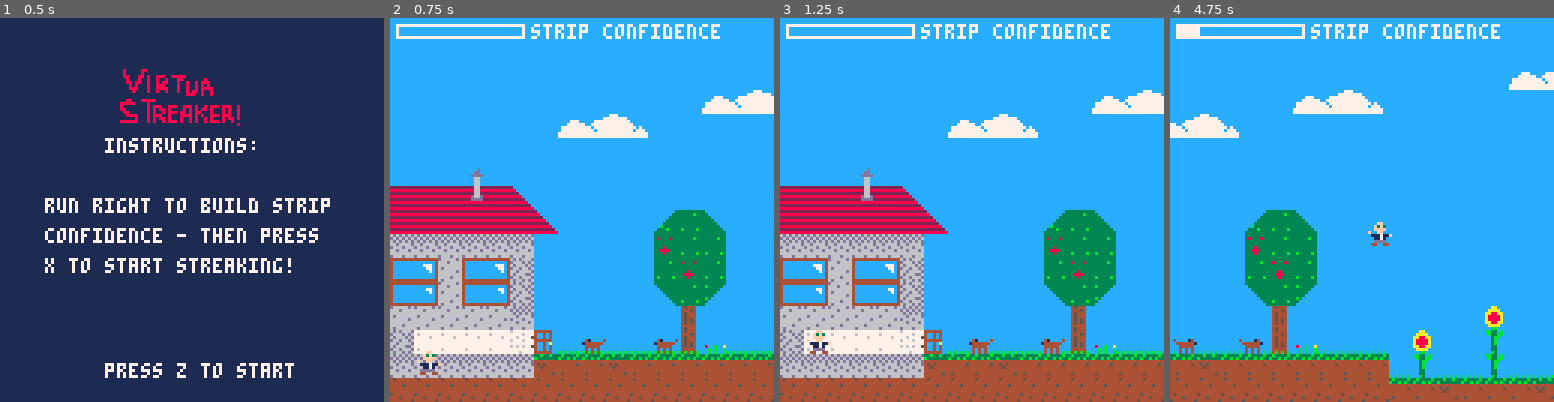
Above: before the commit, frames 1-4 (left to right).
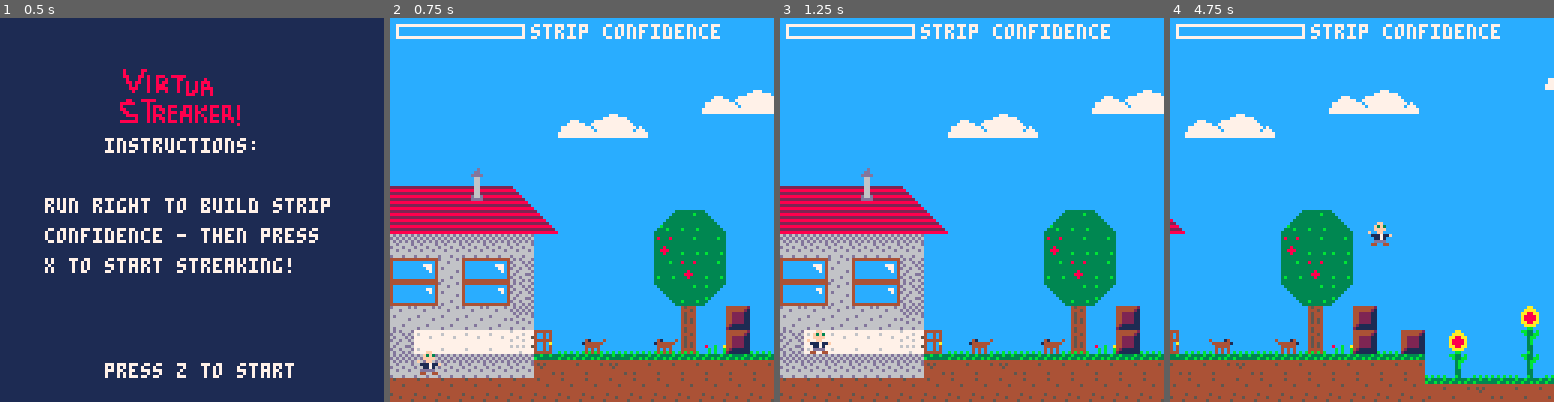
Above: after the commit, the same moments.

Repository: splendid-snail/pico-8
Game: PICO-8 cartridge carts/flappytest.p8
Two runs of this game, one before a commit and one after it. Both use one fixed random seed, a clock stepped at 60 frames per second and the inputs below.
Inputs:
- Up to frame 1 (0.5 s): tap X (X key) at 0.33 s
- Up to frame 2 (0.75 s): tap O (Z key) at 0.7 s
- Up to frame 3 (1.25 s): tap X (X key) at 1.07 s
- Up to frame 4 (4.75 s): hold Right 1.6-2.1 s; tap O (Z key) every 0.4 s from 1.7 to 4.5 s; tap X (X key) at 1.85, 2.97, 4.08 s; hold Right 2.47-3.03 s; hold Left 3.08-3.58 s; hold Right 4.02-4.68 s

Frame 1 is identical in both runs. In frame 2, 0.8% of the frame differs, in the area x 87-94%, y 75-88%; in frame 3, 0.8%; in frame 4, 14%, in the area x 0-100%, y 2-100%.

Commit message:
Add files via upload

Diff:
--- a/carts/flappytest.p8
+++ b/carts/flappytest.p8
@@ -1,15 +1,16 @@
 pico-8 cartridge // http://www.pico-8.com
 version 8
 __lua__
-
+--to do:
 --redesign map
 --stop cops from going into house (hard x limit in movement code)
+--make cops (and others?) strip and dash on touch?
 --weird shit appears in the sky after streaking
 --add other characters towards start of map
---sounds for attempted strip, prisoner stuff more confidence, etc
---"curtain down" animation for game end
+--sounds for attempted strip etc
 --end screen: summary of results (eventually madlibbded) (maybe not)
 
+--camera movement
 function cam()
   if (player.x<63) then
   camera(0,0)
@@ -20,7 +21,9 @@
   end
 end
 
+--drawing strip confidence chart
 function chart()
+  --setting variables for chart location
   if (player.x<63) then
     chartx1=2
   elseif (player.x>960) then
@@ -39,11 +42,11 @@
   line(chartx1,charty,chartx1,charty+4,7)
   line(chartx2,charty,chartx2,charty+4,7)
 
-  --rect
+  --drawing rect
   rectx2=(player.conf*7)
   rectfill(chartx1,charty,(chartx1+rectx2),charty+4,7)
 
-  --text
+  --drawing text
   print("strip confidence", chartx2+3,charty,7)
 end
 
@@ -110,6 +113,7 @@
   add (biddy,b)
 end
 
+--generates a prisoner
 function makeprisoner(x,y)
   local p = {
     spt=96,
@@ -125,6 +129,7 @@
   add (prisoner,p)
 end
 
+--draws the prisoner
 function drawprisoner()
   for p in all(prisoner) do
     if not p.nude then
@@ -385,6 +389,7 @@
   end
 end
 
+--walking animation for player
 function walkanim()
   --set moving to true
   player.moving=true
@@ -396,6 +401,7 @@
   end
 end
 
+--strip animation for player
 function stripanim()
     shirt.y-=2
     pants.y-=2
@@ -403,6 +409,7 @@
     pants.x-=7
 end
 
+--strip animation for prisoner
 function prisonstrip()
   prisshirt.y-=2
   prispants.y-=2
@@ -432,54 +439,70 @@
   end
 end
 
+--player speech function
 function brag()
   if frame<16 then
     print("yeah!", player.x-4,player.y-7,1)
   end
 end
 
+--curtain down function
+function draw_curtain()
+  if curtain_falling then
+    rectfill(0,0,511,curt_y,1)
+  end
+end
+
 function _init()
+  --everything to do with the player
   player = {}
-  player.x=9
-  player.y=111
-  player.dx=0
-  player.dy=0
-  player.sprite=17
-  player.accel=1
-  player.decel=1
-  player.speed=3
-  player.nudespeed=6
-  player.moving=false
-  player.right=true
-  player.nude=false
-  player.strippedonce=false
-  player.conf=0
-
-  gateopen=false
-
-  state="menu"
-
+  player.x = 9
+  player.y = 111
+  player.dx = 0
+  player.dy = 0
+  player.sprite = 17
+  player.accel = 1
+  player.decel = 1
+  player.speed = 3
+  player.nudespeed = 6
+  player.moving = false
+  player.right = true
+  player.nude = false
+  player.strippedonce = false
+  player.conf = 0
+
+  --gate starts closed
+  gateopen = false
+
+  --initialise in menu
+  state = "menu"
+
+  --player clothing tables and variables
   shirt = {}
-  shirt.x=player.x
-  shirt.y=player.y
+  shirt.x = player.x
+  shirt.y = player.y
 
   pants = {}
-  pants.x=player.x
-  pants.y=player.y
-
+  pants.x = player.x
+  pants.y = player.y
+
+  --prisoner clothing tables and variables
   prispants = {}
-  prispants.x=995
-  prispants.y=104
+  prispants.x = 995
+  prispants.y = 104
 
   prisshirt = {}
-  prisshirt.x=995
-  prisshirt.y=104
+  prisshirt.x = 995
+  prisshirt.y = 104
 
   --npcs
   cops = {}
   dogs = {}
   biddy = {}
   prisoner = {}
+
+  curtain_falling = false
+  curt_y = 0
 
   frame=1
   makecop(960,104)
@@ -523,8 +546,17 @@
       end
     end
     confidence()
+
+    --more hopeful curtain code
+    if player.nude and gateopen and player.x < 10 then
+      curtain_falling = true
+    end
+
+    if curtain_falling then curt_y += 2 end
+
     --win condition
-    if player.nude and gateopen and player.x < 10 then state="won" end
+    if curt_y > 130 then state="won" end
+
   elseif state=="won" then
       if btnp(4) then _init() end
   end
@@ -544,8 +576,10 @@
     print("press z to start", 35, 115, 7)
 
   elseif state=="game" then
+    --draw blue background ("sky")
     rectfill(-255,-255,944,127,12)
 
+    --draw game map
     map(0,0,0,0,128,16)
 
     --draw npcs
@@ -562,8 +596,10 @@
 
     --what to do if nude
     if player.nude then
+      --draw discarded clothes
       spr(16,shirt.x,shirt.y)
       spr(48,pants.x,pants.y)
+      --draw player speech
       brag()
       --draw cop reactions
       for c in all(cops) do
@@ -587,7 +623,7 @@
     print("warning: streakers",410,84,0)
     print("will be executed!!",410,92,0)
 
-    --draw jail bars
+    --draw permenant jail bars
     spr(111,984,88)
     spr(111,992,88)
     spr(111,1000,88)
@@ -600,7 +636,7 @@
       spr(128,1008,72)
     end
 
-    --draw bars
+    --draw all bars if the gate is set to closed
     if not gateopen then
       spr(111,984,96)
       spr(111,992,96)
@@ -621,18 +657,20 @@
       end
     end
 
-
     --debug/ref printing
     --player x-- print(player.x,player.x,player.y+8,2)
 
     cam()
     chart()
-  elseif state=="won" then
-    player.nude=false
-    rectfill(-255,-255,944,127,1)
-    print("you win!",10,64,7)
-    print("press z to start again",10,72,7)
-
+    --draw curtain
+    draw_curtain()
+
+  elseif state=="won" and curt_y >= 127 then
+      camera(0,0)
+      rectfill(-255,-255,944,127,1)
+      spr(106, 40, 15, 5,3,false)
+      print("you win!",10,64,7)
+      print("press z to start again",10,72,7)
   end
 end
 
@@ -779,12 +817,12 @@
 0000003200000000000000000000000000000000000000000000000000000000000000000000000000000000000000000000000000000000000000000000000000000000000000000000000000000000000000000000000000000000000000000000000000000000000000000000005d4a4b5b4a4b5b5b5b5a5b4b5a5b4a4b5d
 2121213121220000000000000000000000000000000000000000000000000000000000000000000000000000000000000000000000000000000000000000000000000000000058570000000000000058570000000000000000000000000000000000000000000000000000000000005d5a5b5b5a5b5b5b5b5b5a5b5b5b4a4b5d
 2121212121212200000000404142000000000000000000000000000000000000000000000000000000000000000000000000000000000000000000000000000000000000000054550000000000000054550000000000000000000000000000000000000000000040454200000000005d5b4a4b38394a4b38394a4b38395a5b5d
-2b2b2b2b2b2b0000000000454141000000000000000000000000000000000000000000004041420000404541414142000000000000000000000000000000000000000000000056560000000000000056560000000000000000000000000000050000000000000041414100000000005d5b5a5b48494a4b48495a5b48494a4b5d
-38393b38393c0000000000414541000000000000000000000000000000000000000000004141410000454141414541000000793636363636363636367800000000000000000056560000000000000056560000000000000000000000000000150000000000000045414100000000005d5b4a4b5b5b5a5b5b4a4b5e5f5f5f5f4d
-48493b48493c0000000000434144000000000000000000000500000000000000000000004345440000434141454144000000793636363636363636367800000500000000000056560000000000000056560000000000000000000000000000150000004041420043414400000000005d5b5a5b5b5b4a4b5b4a4b5d5a4a4a4b5d
-3b3b3b3b3b2b00000000000051000000000000000005000015000000000000000000000000515000000000510051000000007936363636363636363678000015000000000000565600000000000000565600000000000000000000000000000c0000004341440000510036363636005d4a4b4a4b4a4b5b4b5a5b5d4a5a5a5b5d
-3c2c2c2c2c23241d1d1d1d1d52251d1d1d0005000015000015001d251d1d1d251d1d1d1d1d521d1d1d251d521d521d1d1d1d1d373537351d373537351d1d25151d1d1d1d1d1d64650000000000000064651d1d1d1d1d251d1d1d1d251d1d1d0d1d1d1d25521d251d521d373537351d5b5a5b5a5b5a5b5a5b5a5a5d5b4b5a5b5d
-2b2b2b2b2b2b1c0c0c1c0c0c0c0c0c0c0c1d151d1d151d1d151d0c0c0c1c1c1c0c0c0c0c1c0c1c0c0c0c0c0c1c0c0c0c0c0c1c0c0c0c0c1c0c0c1c1c0c0c0c0c1c0c1c0c0c1c62635353535353535362630c0c1c0c1c1c0c1c0c0c0c1c0c0c0d0c0c1c0c1c1c0c1c1c1c0c1c0c1c0c2a2a2a2a2a2a2a2a2a2a2a2a2a2a2a2a3a
+2b2b2b2b2b2b0000000000454141000000000000000000000000000000000000000000004041420000404541414142000000000000000000000000000000000000000000000056560000000000000056560000000000000000000000000000000000000000000041414100000000005d5b5a5b48494a4b48495a5b48494a4b5d
+38393b38393c0000000000414541000000000000000000000000000000000000000000004141410000454141414541000000793636363636363636367800000000000000000056560000000000000056560000000000000000000000000000000000000000000045414100000000005d5b4a4b5b5b5a5b5b4a4b5e5f5f5f5f4d
+48493b48493c0000000000434144000000000000000000000500000000000000000000004345440000434141454144000000793636363636363636367800000500000000000056560000000000000056560000000000000000000000000000000000004041420043414400000000005d5b5a5b5b5b4a4b5b4a4b5d5a4a4a4b5d
+3b3b3b3b3b2b0000000000005100040000000000000500001500000000000000000000000051500000000051005100000000793636363636363636367800001500000000000056560000000000000056560000000000000000000000000000000000004341440000510036363636005d4a4b4a4b4a4b5b4b5a5b5d4a5a5a5b5d
+3c2c2c2c2c23241d1d1d1d1d5225041d040005000015000015001d251d1d1d251d1d1d1d1d521d1d1d251d521d521d1d1d1d1d373537351d373537351d1d25151d1d1d1d1d1d64650000000000000064651d1d1d1d1d251d1d1d1d251d1d1d1d1d1d1d25521d251d521d373537351d5b5a5b5a5b5a5b5a5b5a5a5d5b4b5a5b5d
+2b2b2b2b2b2b1c0c0c1c0c0c0c0c0c0c0c1d151d1d151d1d151d0c0c0c1c1c1c0c0c0c0c1c0c1c0c0c0c0c0c1c0c0c0c0c0c1c0c0c0c0c1c0c0c1c1c0c0c0c0c1c0c1c0c0c1c62635353535353535362630c0c1c0c1c1c0c1c0c0c0c1c0c0c1c0c0c1c0c1c1c0c1c1c1c0c1c0c1c0c2a2a2a2a2a2a2a2a2a2a2a2a2a2a2a2a3a
 0d0d0d0d0d0d0d0d0d0d0d0d0d0d0d0d0d0c0c1c0c0c0c1c0c0c0d0d0d0d0d0d0d0d0d0d0d0d0d0d0d0d0d0d0d0d0d0d1e4f2f4f4e3e4f3f4f2f4f4e3f4f4f2e0d0d0d0d0d0d0d0d0d0d0d0d0d0d0d0d0d0d0d0d0d0d0d0d0d0d0d0d0d0d0d0d0d0d0d0d0d0d0d0d0d0d0d0d0d0d0d3a3b3b3b3b3b3b3b3b3b3b3b3b3b3b3b3b
 0000000000000000000000000000000000000000000000000000000000000000000000000000000000000000000000000000000000000000000000000000000000000000000000000000000000000000000000000000000000000000000000000000000000000000000000000000000000000000000000000000000000000000
 0000000000000000000000000000000000000000000000000000000000000000000000000000000000000000000000000000000000000000000000000000000000000000000000000000000000000000000000000000000000000000000000000000000000000000000000000000000000000000000000000000000000000000
